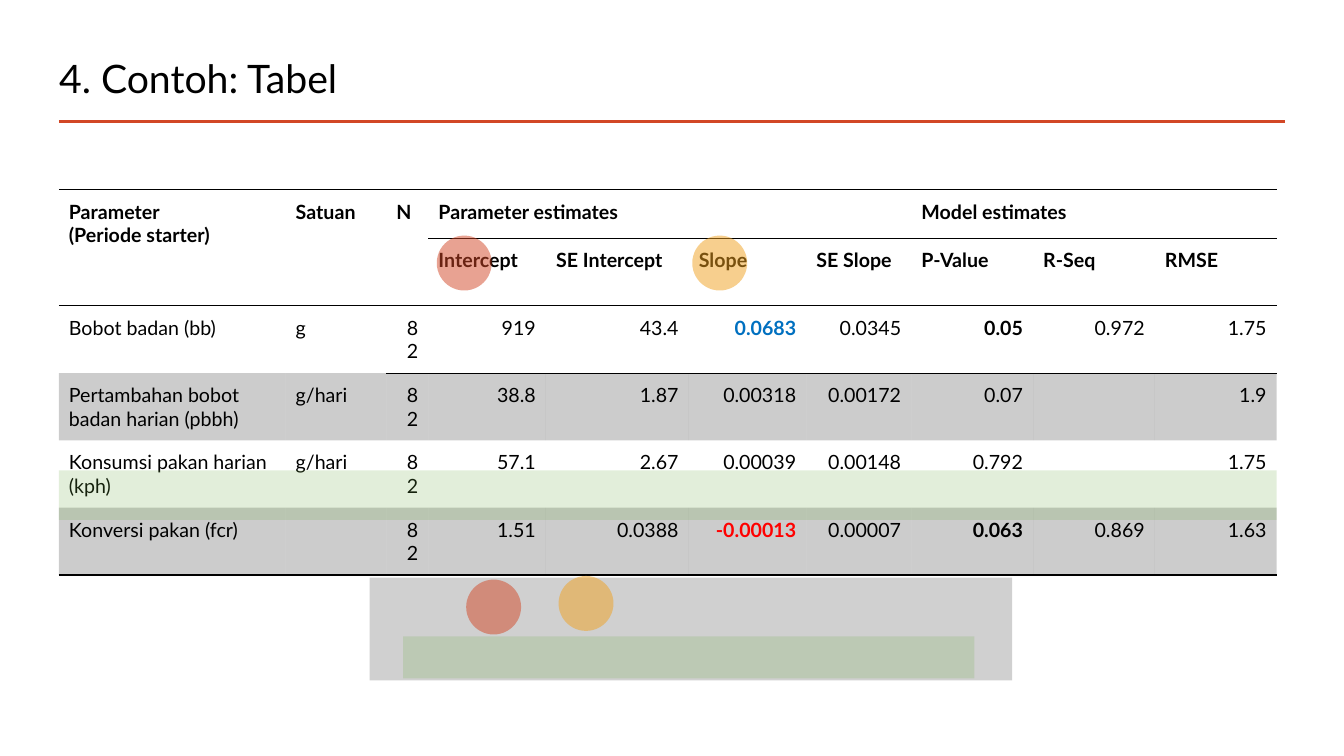
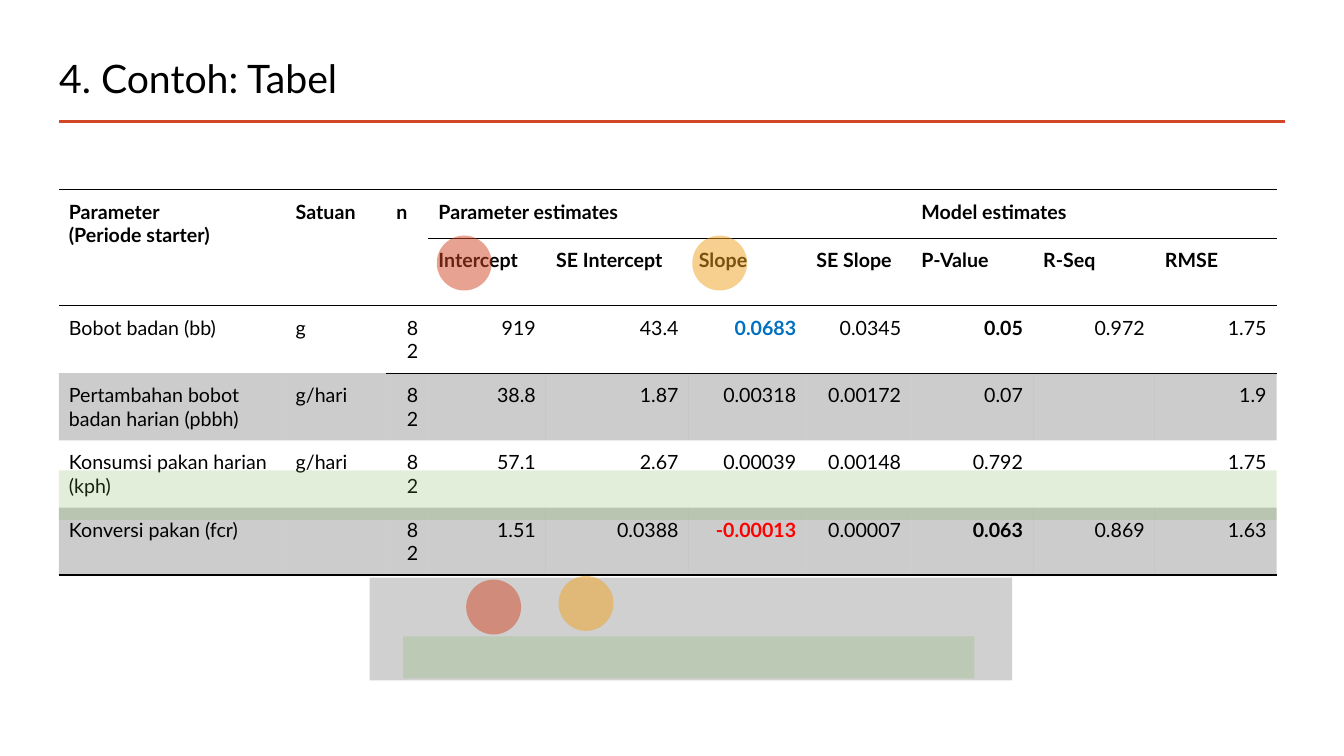
Before and after one commit to mohammad-miftakhus-sholikin/pelatihan-2020-metal, a slide deck: slide 16 of ch3_reference/2022__presentasi/Presentation_2022__Sholikin.pptx. Drawn at 1344x756 pixels with LibreOffice and Linux fonts; fonts in the diff are those of the drawing; grey boxes stand for pictures. Boxes give left, top, right and bottom in pixels: in the first picture for what was removed or moved away, otherwise in the second. Text is boxed around its words. In the diff, an @@ line names an element or a change of style, - is before the commit and + after.

```diff
--- a/ch3_reference/2022__presentasi/Presentation_2022__Sholikin.pptx
+++ b/ch3_reference/2022__presentasi/Presentation_2022__Sholikin.pptx
@@ table at (58,190,1278,545) @@
-row 1, column 3: N
+row 1, column 3: n
```
Also in this commit, not shown: 2 other slides changed, 2 other files.
